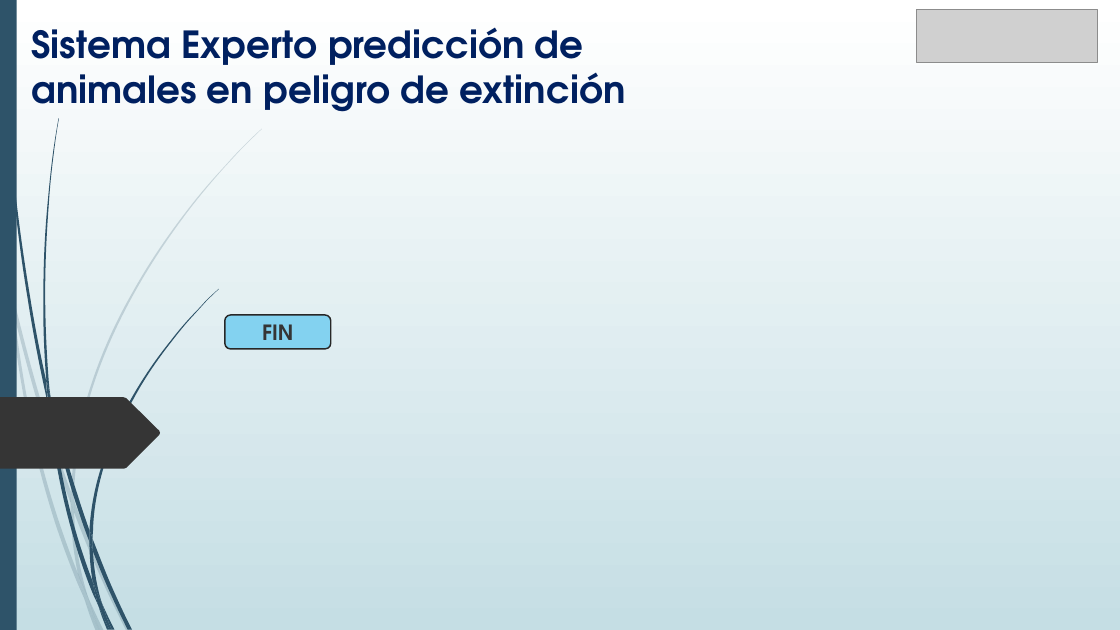
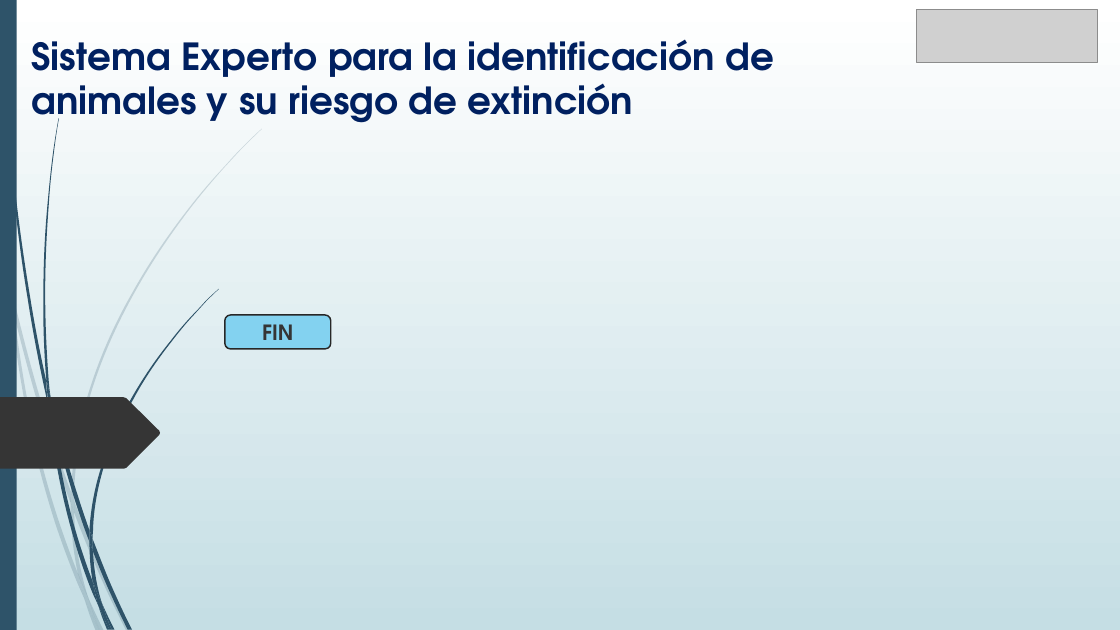
Before and after one commit to naldoreupo/Sistema-Experto, a slide deck: slide 1 of imagenes/presentacion.pptx. Drawn at 1120x630 pixels with LibreOffice and Linux fonts; fonts in the diff are those of the drawing; grey boxes stand for pictures. Boxes give left, top, right and bottom in pixels: in the first picture for what was removed or moved away, otherwise in the second. Text is boxed around its words. In the diff, an @@ line names an element or a change of style, - is before the commit and + after.

```diff
--- a/imagenes/presentacion.pptx
+++ b/imagenes/presentacion.pptx
@@ title at (x1=31, y1=39, x2=774, y2=130): text changed @@
-Sistema Experto predicción de animales en peligro de extinción
+Sistema Experto para la identificación de animales y su riesgo de extinción
```
Also in this commit, not shown: 4 other files.
